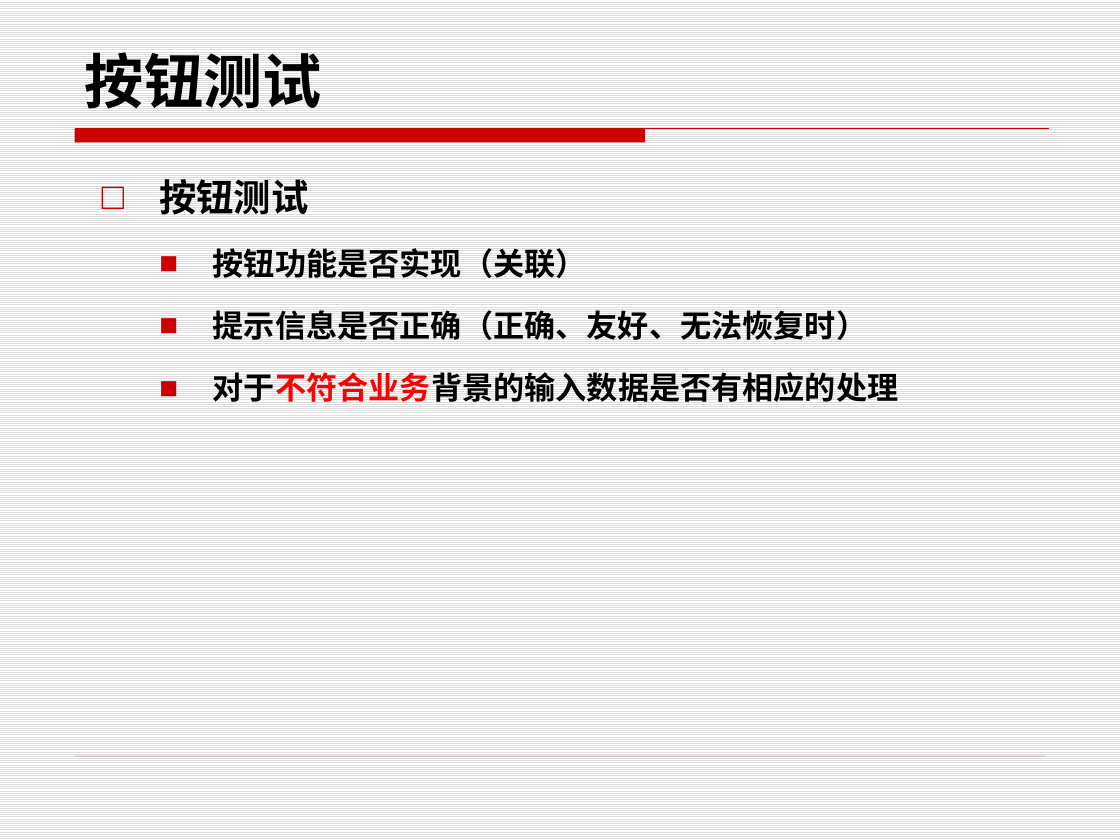
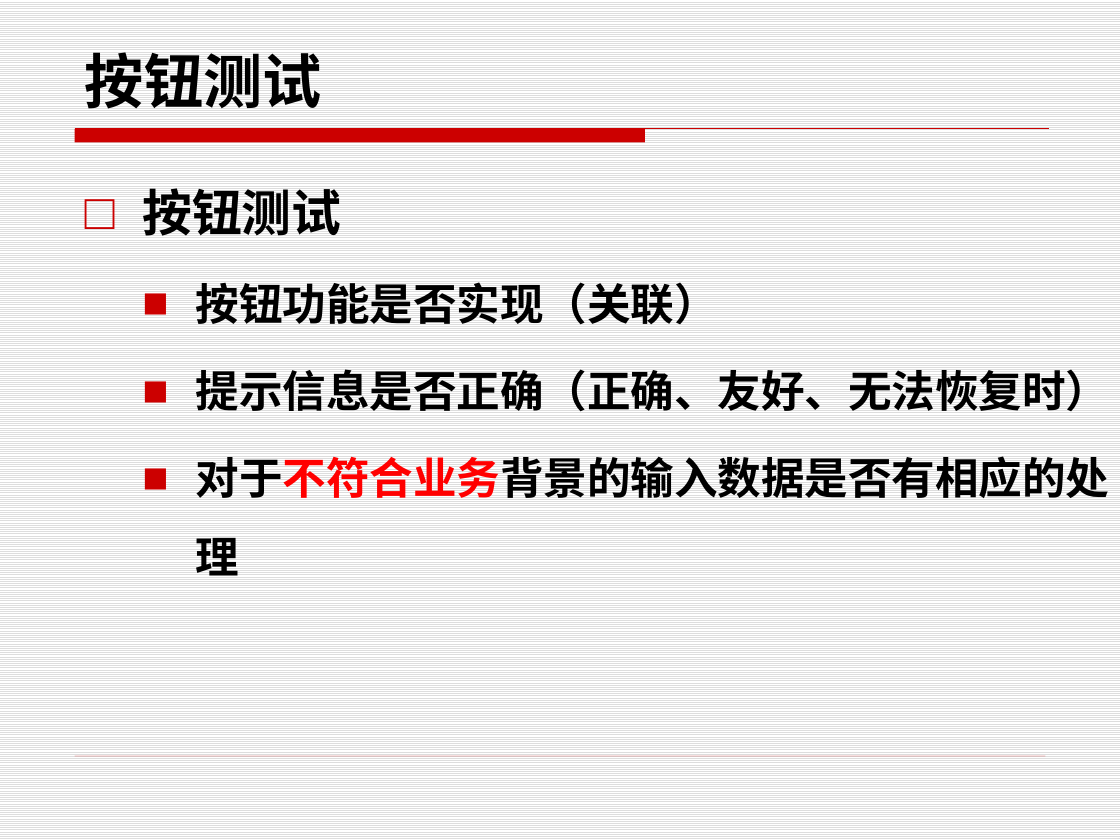
Before and after one commit to edu2act/course-foundation-software-tesing, a slide deck: slide 6 of PPT/第三部分 软件测试应用/11.6 常用控件测试方法.pptx. Drawn at 1120x840 pixels with LibreOffice and Linux fonts; fonts in the diff are those of the drawing. Boxes give left, top, right and bottom in pixels: in the first picture for what was removed or moved away, otherwise in the second. Text is boxed around its words. In the diff, an @@ line names an element or a change of style, - is before the commit and + after.

Commit message:
测试PPT

```diff
--- a/PPT/第三部分 软件测试应用/11.6 常用控件测试方法.pptx
+++ b/PPT/第三部分 软件测试应用/11.6 常用控件测试方法.pptx
@@ text "按钮测试": place and size @@
-text "按钮测试" at (159, 179, 899, 402)
+text "按钮测试" at (142, 188, 1109, 576)
@@ text "按钮测试" at (142, 188, 1109, 576): size 24 to 32 pt in "按钮测试"; size 20 to 28 pt; more space between paragraphs @@
```
Also in this commit, not shown: 1 other slide changed, 18 other files.
